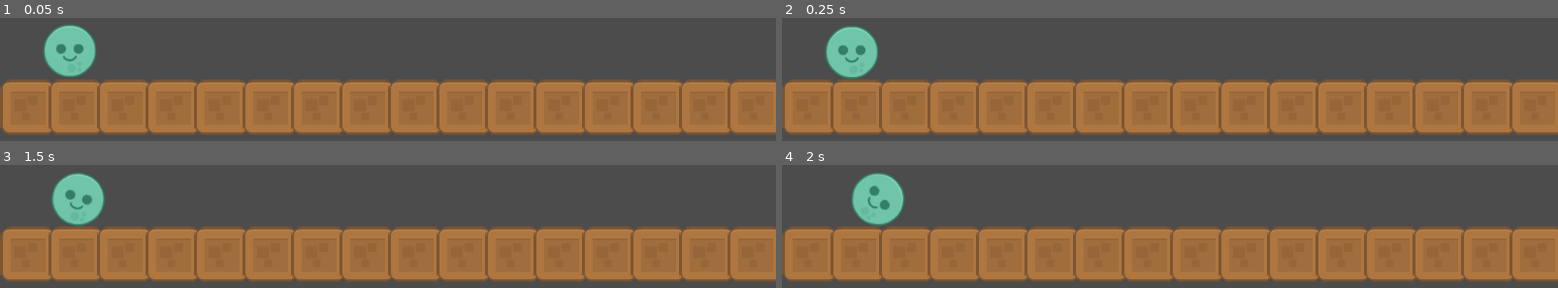
Above: before the commit, frames 1-4 (two rows, left to right).
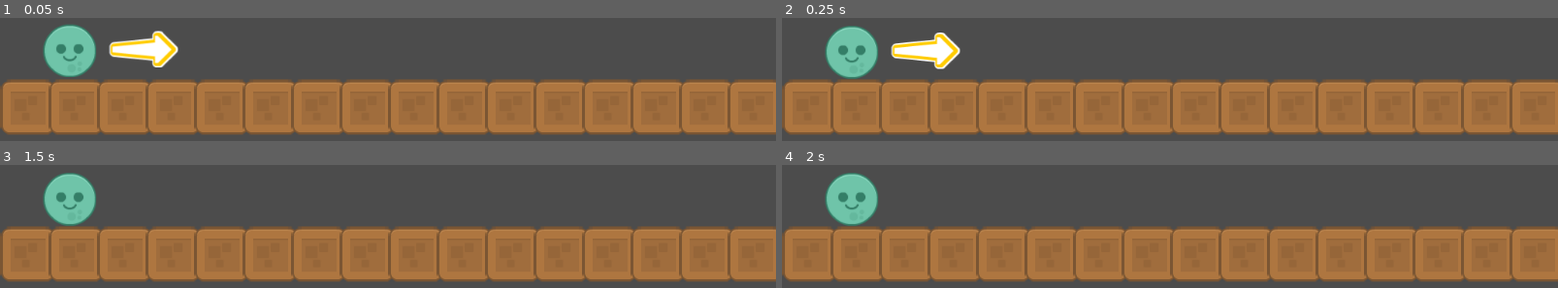
Above: after the commit, the same moments.

Repository: bsu-cs315/P1-ncbarber
Game: Godot game, scene res://src/Level.tscn
The game is run twice, just before and just after one commit, with the same random seed, the same clock (stepped at 60 frames per second) and the same inputs.
Inputs:
- Up to frame 1 (0.05 s): no input
- Up to frame 2 (0.25 s): no input
- Up to frame 3 (1.5 s): tap Enter at 0.5 s; hold Down (decrease angle) 0.53-1.28 s; tap Left (decrease power) at 0.8, 1.35 s; tap Space (launch) at 1.25 s
- Up to frame 4 (2 s): tap Up (increase angle) at 1.55 s

The runs differ from the first frame. In frame 1, 1.6% of the frame differs, in the area x 14-23%, y 10-41%; in frame 2, 1.6%; in frame 3, 1.5%; in frame 4, 3.1%, in the area x 5-16%, y 6-50%.

Commit message:
Setting up arrow, and arrow movement with clamps

Diff:
--- a/project/src/Ball.gd
+++ b/project/src/Ball.gd
@@ -3,22 +3,32 @@
 var _angle = 0
 export var degrees_per_second = 20
 export var power = 200
-export var exit_speed = 100
+export var exit_speed = 0
 
 func _process(delta):
 	if Input.is_action_just_pressed("launch"):
 		var exit_angle = Vector2.RIGHT.rotated(deg2rad(_angle))
 		var impulse = exit_angle * exit_speed
 		apply_impulse(Vector2.ZERO, impulse)
+		$ArrowRotation.visible = false
 	if Input.is_action_pressed("increase angle"):
 		_angle -= degrees_per_second * delta
-		print(_angle)
+		_angle = clamp(_angle, -90, 0)
+		#print(_angle)
+		update_arrow_angle(_angle)
 	if Input.is_action_pressed("decrease angle"):
 		_angle += degrees_per_second * delta
-		print(_angle)
+		_angle = clamp(_angle, -90, 0)
+		#print(_angle)
+		update_arrow_angle(_angle)
 	if Input.is_action_pressed("increase power"):
 		exit_speed += power* delta
+		exit_speed = clamp(exit_speed, 0, 900)
 		print(exit_speed)
 	if Input.is_action_pressed("decrease power"):
 		exit_speed -= power * delta
+		exit_speed = clamp(exit_speed, 0, 900)
 		print(exit_speed)
+
+func update_arrow_angle(exit_angle):
+	$ArrowRotation.rotation_degrees = exit_angle
--- a/project/src/Ball.tscn
+++ b/project/src/Ball.tscn
@@ -1,7 +1,8 @@
-[gd_scene load_steps=4 format=2]
+[gd_scene load_steps=5 format=2]
 
 [ext_resource path="res://src/Ball.gd" type="Script" id=1]
 [ext_resource path="res://assets/happyfunball.png" type="Texture" id=2]
+[ext_resource path="res://assets/arrow_empty.png" type="Texture" id=3]
 
 [sub_resource type="CircleShape2D" id=1]
 radius = 36.2027
@@ -14,3 +15,10 @@
 
 [node name="Sprite" type="Sprite" parent="."]
 texture = ExtResource( 2 )
+
+[node name="ArrowRotation" type="Node2D" parent="."]
+position = Vector2( -0.446869, -7.62939e-06 )
+
+[node name="Arrow" type="Sprite" parent="ArrowRotation"]
+position = Vector2( 98.1628, -1.88773 )
+texture = ExtResource( 3 )
Binary file added: project/assets/arrow_empty.png
Not shown, added: project/assets/arrow_empty.png.import
Binary file added: project/assets/arrow_full.png
Not shown, added: project/assets/arrow_full.png.import
